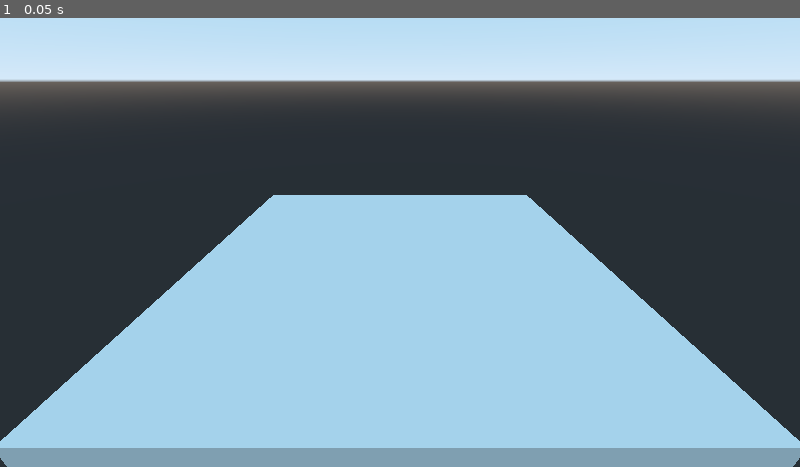
Above: before the commit, frame 1.
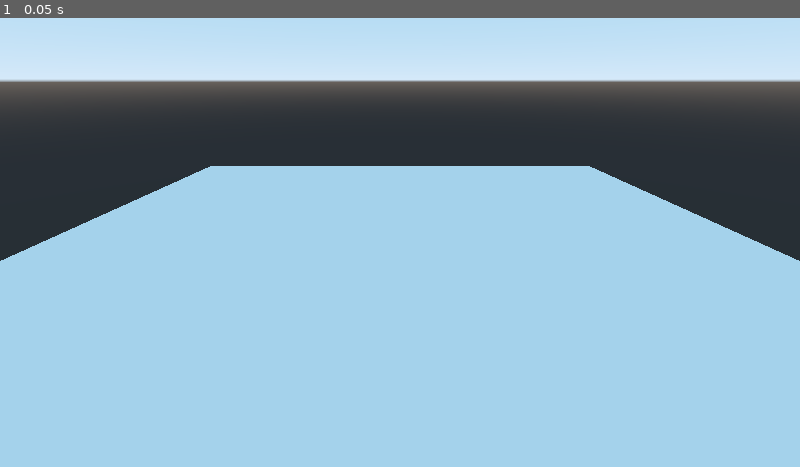
Above: after the commit, the same moment.

Repository: MartinPlusPlus/MnJ-Game
Game: Godot game, scene res://Level0.tscn
Two runs of this game, one before a commit and one after it. Both use one fixed random seed, a clock stepped at 60 frames per second and the inputs below. The project has no main scene, so this scene is started directly.
Inputs:
- Up to frame 1 (0.05 s): no input

The runs differ from the first frame. In frame 1, 24% of the frame differs, in the area x 0-100%, y 32-100%.

Commit message:
fixed collision errors

Diff:
--- a/Level0.tscn
+++ b/Level0.tscn
@@ -2,18 +2,19 @@
 
 [sub_resource type="PhysicsMaterial" id=1]
 
-[sub_resource type="CubeMesh" id=2]
+[sub_resource type="BoxShape" id=2]
 
 [node name="Spatial" type="Spatial"]
 
 [node name="RigidBody" type="RigidBody" parent="."]
+transform = Transform( 10, 0, 0, 0, 0.25, 0, 0, 0, 10, 0, -0.25, 0 )
 mode = 1
 physics_material_override = SubResource( 1 )
 
-[node name="MeshInstance" type="MeshInstance" parent="RigidBody"]
-transform = Transform( 5, 0, 0, 0, 0.5, 0, 0, 0, 5, 0, -0.5, 0 )
-mesh = SubResource( 2 )
-material/0 = null
+[node name="CollisionShape" type="CollisionShape" parent="RigidBody"]
+shape = SubResource( 2 )
+
+[node name="CSGBox" type="CSGBox" parent="RigidBody"]
 
 [node name="Camera" type="Camera" parent="."]
 transform = Transform( 1, 0, 0, 0, 0.909954, 0.414709, 0, -0.414709, 0.909954, 0, 4.10431, 7.63578 )
